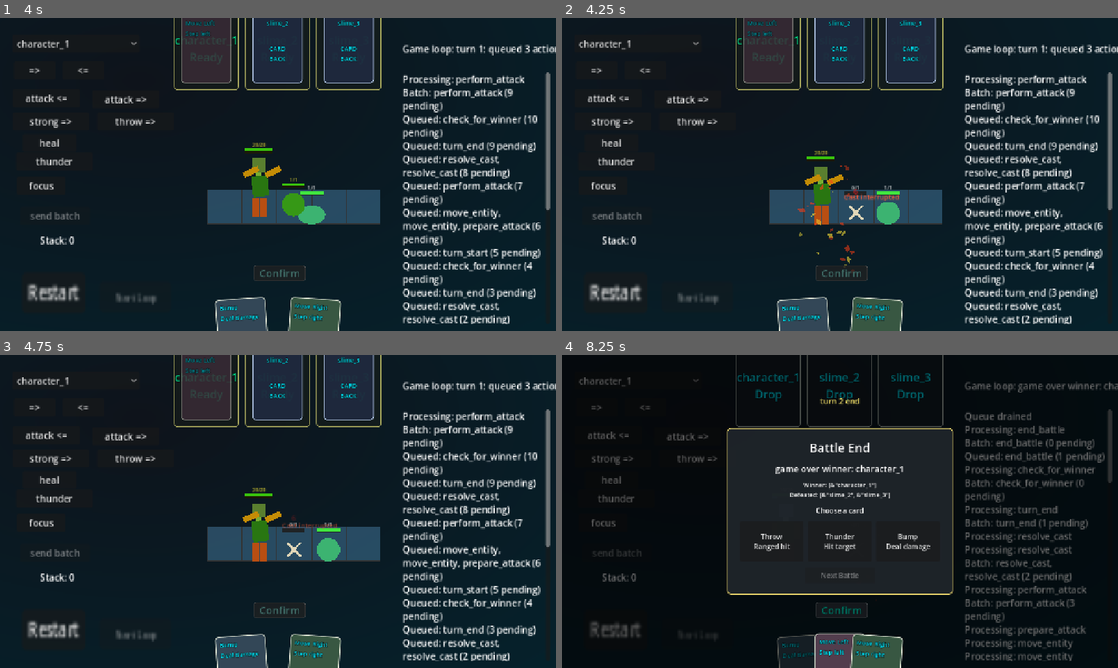
Above: before the commit, frames 1-4 (two rows, left to right).
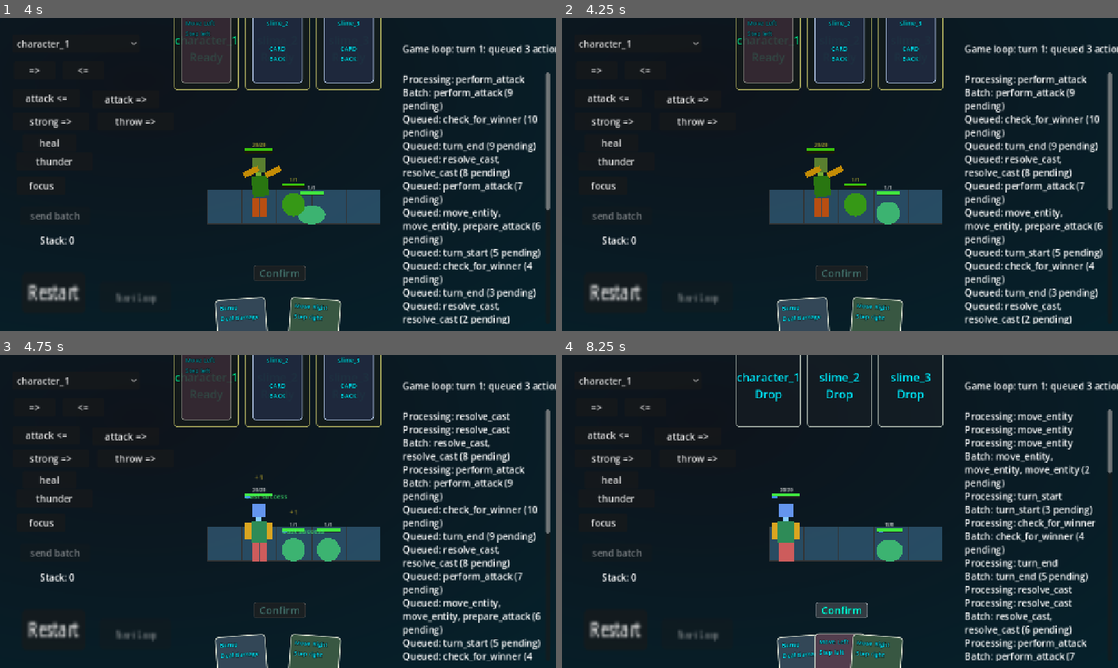
Above: after the commit, the same moments.

Repository: bubblecigar/turn-base-game
Game: Godot game, scene res://scenes/main.tscn
The game is run twice, just before and just after one commit, with the same random seed, the same clock (stepped at 60 frames per second) and the same inputs.
Inputs (mouse positions are in pixels of both pictures, inside the frame that each line leads up to):
- Up to frame 1 (4 s): click "Restart" at 0.5 s; click "Restart" at 1.25 s; click "Restart" at 2 s; click "Start Loop" at 2.75 s; click "Confirm" at 3.5 s
- Up to frame 2 (4.25 s): no input
- Up to frame 3 (4.75 s): drag from (478, 536) to (261, 542) at 4.27 s
- Up to frame 4 (8.25 s): click "character_1" at 5 s; drag from (728, 527) to (890, 542) at 5.77 s; click (840, 611) at 6.5 s, where only the run after the commit has a clickable "Confirm"; move the mouse to (895, 442) at 7.27 s; hold D (move_right) 7.28-8 s; drag from (812, 574) to (673, 464) at 8.02 s

Frame 1 is identical in both runs. In frame 2, 1.2% of the frame differs, in the area x 42-61%, y 39-82%; in frame 3, 8.2%; in frame 4, 19%, in the area x 3-100%, y 0-100%.

Commit message:
Prevent allied entities from attacking each other

Diff:
--- a/scenes/data_flow/battle_state_store.gd
+++ b/scenes/data_flow/battle_state_store.gd
@@ -116,6 +116,23 @@
 func is_entity_alive(entity_id: StringName) -> bool:
 	var entity := _get_entity(entity_id)
 	return not entity.is_empty() and int(entity.get(&"current_hp", 0)) > 0
+
+
+func are_entities_allied(first_entity_id: StringName, second_entity_id: StringName) -> bool:
+	var first_team := get_entity_team(first_entity_id)
+	var second_team := get_entity_team(second_entity_id)
+	return first_team != &"" and first_team == second_team
+
+
+func get_entity_team(entity_id: StringName) -> StringName:
+	var entity := _get_entity(entity_id)
+	var entity_type := StringName(str(entity.get(&"type", &"")))
+	if entity_type == &"character":
+		return &"character"
+	if entity_type != &"":
+		return &"enemy"
+
+	return &""
 
 
 func set_entity_card_pool(entity_id: StringName, cards: Array[Dictionary]) -> void:
--- a/scenes/game_control/game_loop.gd
+++ b/scenes/game_control/game_loop.gd
@@ -180,6 +180,8 @@
 	for target_entity_id: StringName in alive_entity_ids:
 		if target_entity_id == entity_id:
 			continue
+		if state_store.are_entities_allied(entity_id, target_entity_id):
+			continue
 
 		var target_cell := _get_entity_board_index(target_entity_id)
 		if target_cell == Vector2i(-1, -1):
--- a/scenes/gui/CardActionFactory.gd
+++ b/scenes/gui/CardActionFactory.gd
@@ -199,7 +199,12 @@
 
 
 func _is_other_live_entity(candidate_id: StringName, entity_id: StringName) -> bool:
-	return candidate_id != &"" and candidate_id != entity_id and _state_store.is_entity_alive(candidate_id)
+	return (
+		candidate_id != &""
+		and candidate_id != entity_id
+		and _state_store.is_entity_alive(candidate_id)
+		and not _state_store.are_entities_allied(entity_id, candidate_id)
+	)
 
 
 func _signi(value: int) -> int:
--- a/scenes/visuals/entities_layer.gd
+++ b/scenes/visuals/entities_layer.gd
@@ -78,6 +78,8 @@
 
 	for target_entity_id: StringName in target_entity_ids:
 		if target_entity_id == attacker_id:
+			continue
+		if state_store.are_entities_allied(attacker_id, target_entity_id):
 			continue
 
 		if not _entity_views.has(target_entity_id):
